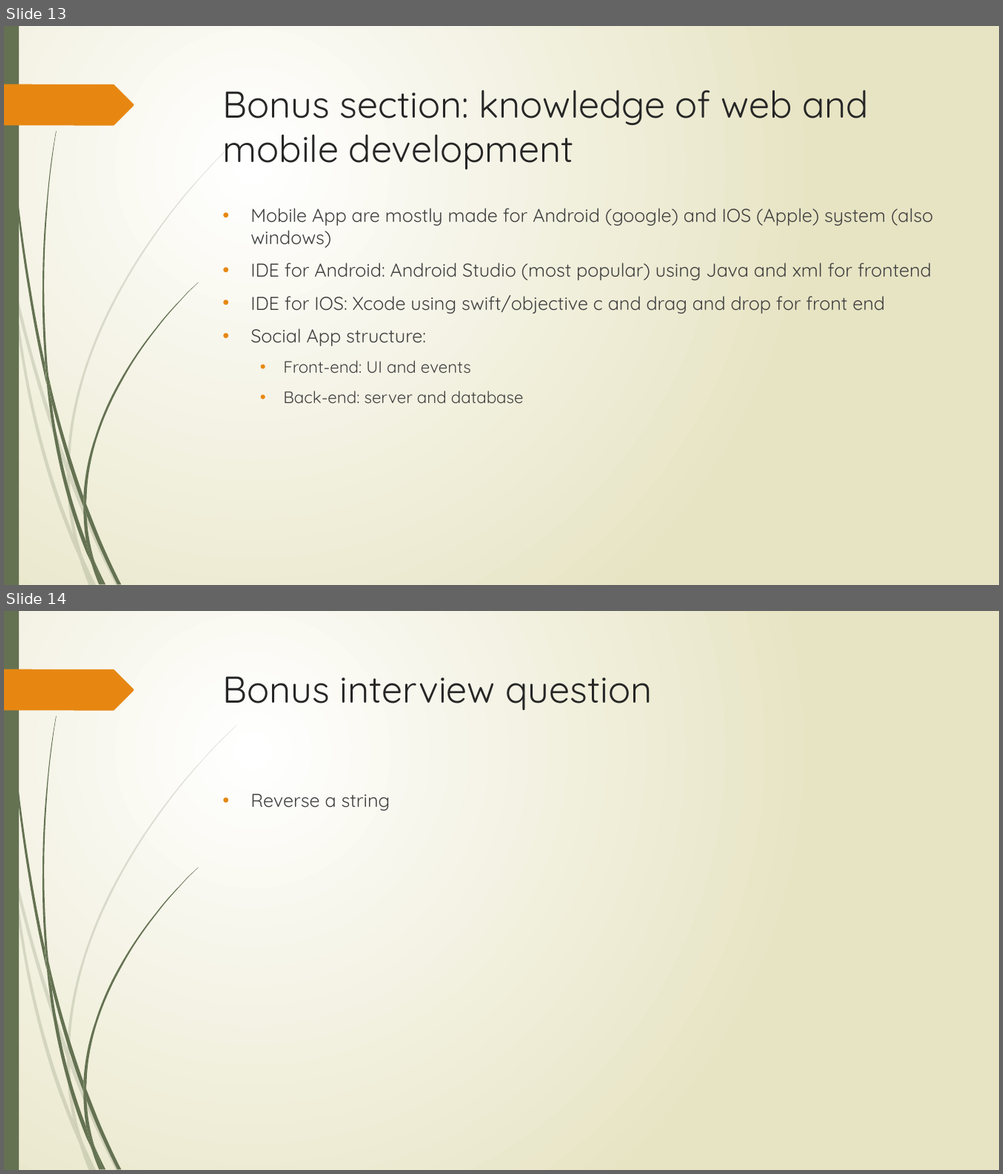
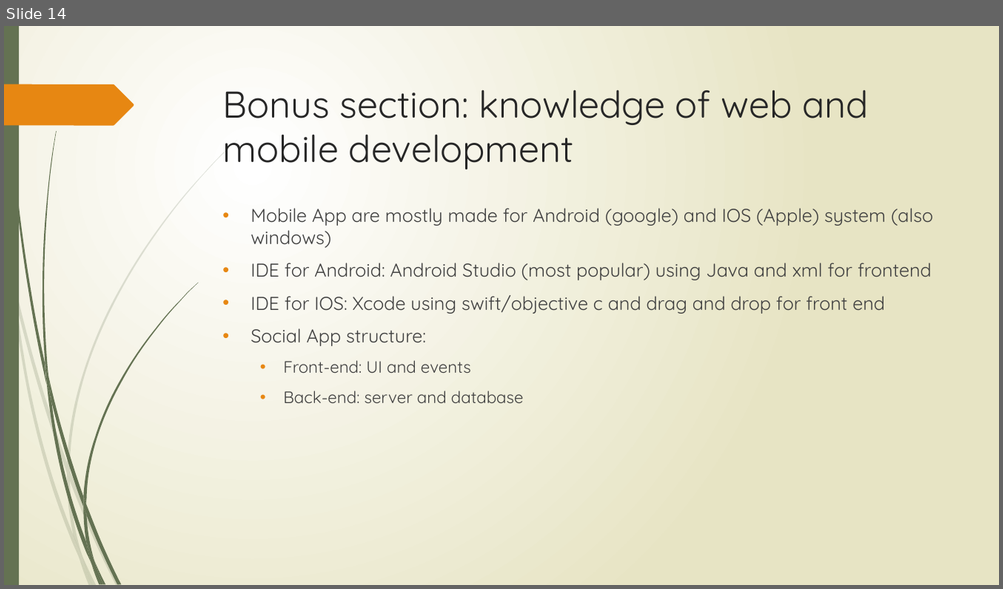
Before and after one commit to percyteng/Python-lecture, a slide deck: Lecture.pptx. Shown one above the other, each under a label of ours: slides 13 and 14 before the commit, slide 14 after it. The pictures are 1003x1174 and 1003x589 pixels, drawn with LibreOffice and Linux fonts; fonts in the diff are those of the drawing. Boxes give left, top, right and bottom in pixels: in the first picture for what was removed or moved away, otherwise in the second. Text is boxed around its words. In the diff, an @@ line names an element or a change of style, - is before the commit and + after.

```diff
--- a/Lecture.pptx
+++ b/Lecture.pptx
@@ slide 14 removed at box(4, 611, 999, 1170), background gradient #FFFFFF to #E8E6C4; not listed: 24 template elements that a slide beside it also shows @@
@@ title removed at box(223, 676, 652, 710) @@
-Bonus interview question
@@ text removed at box(250, 794, 390, 811) @@
-• Reverse a string
@@ what was slide 13 is now slide 14 @@
```
Also in this commit, not shown: 6 slides changed, 1 slide added, 1 other file.
